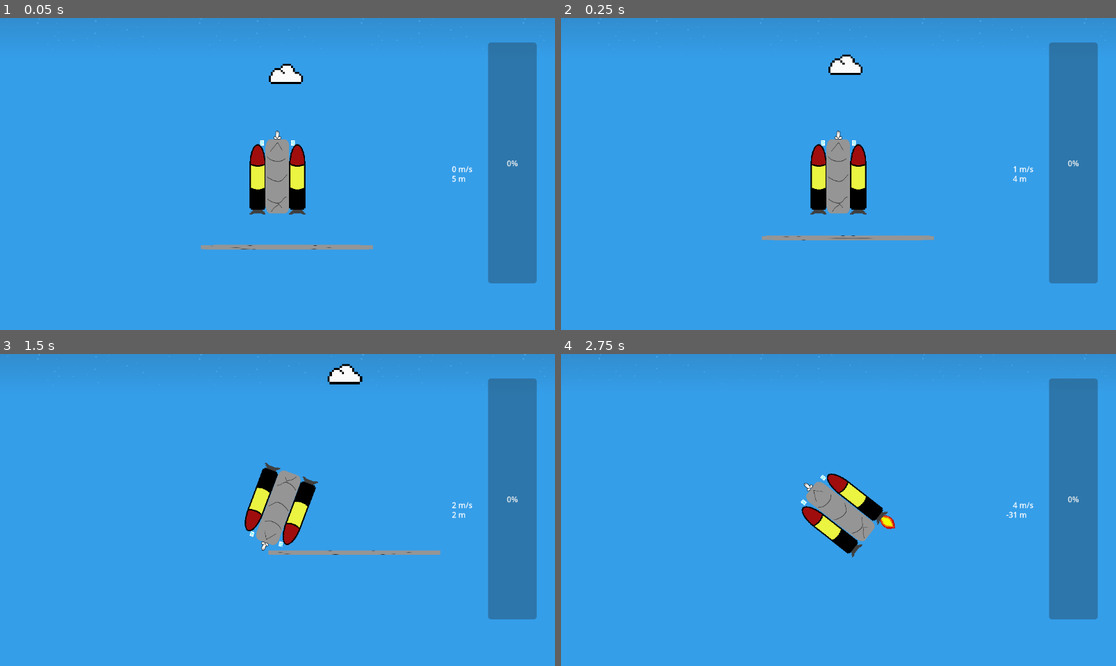
Above: before the commit, frames 1-4 (two rows, left to right).
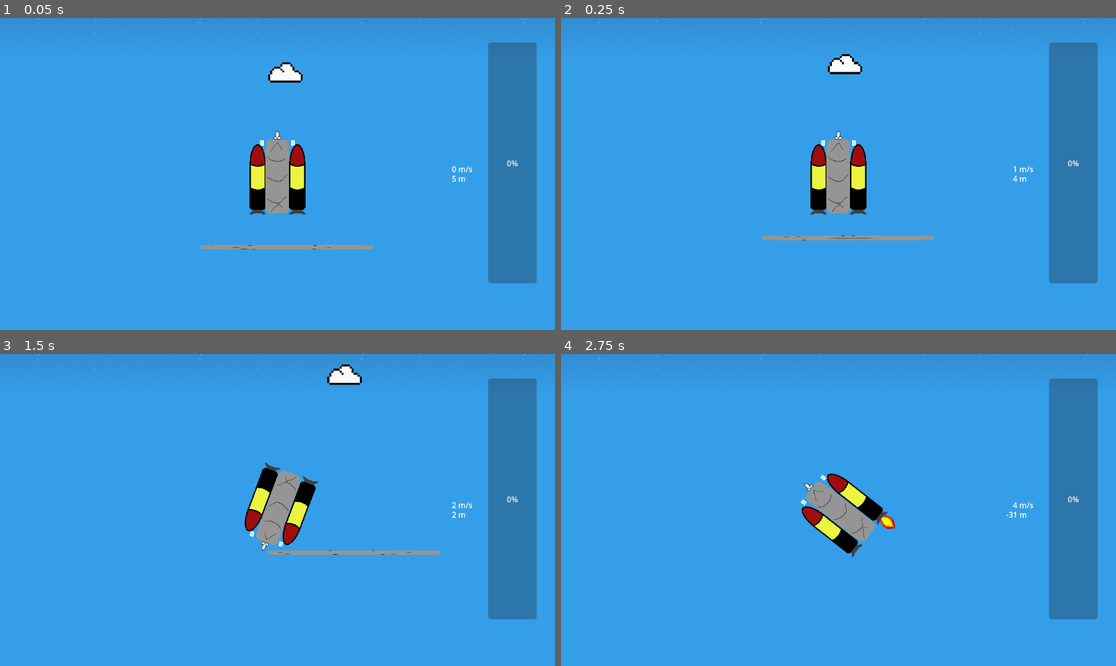
Above: after the commit, the same moments.

Repository: martin-danhier/to-the-moon
Game: Godot game, scene res://exploration.tscn
Two runs of this game, one before a commit and one after it. Both use one fixed random seed, a clock stepped at 60 frames per second and the inputs below.
Inputs:
- Up to frame 1 (0.05 s): no input
- Up to frame 2 (0.25 s): no input
- Up to frame 3 (1.5 s): hold Z (thruster_0) 0.53-1.28 s
- Up to frame 4 (2.75 s): hold Z (thruster_0) from 2.03 s (still down)

The runs differ from the first frame. In frame 1, 0.1% of the frame differs, in the area x 48-55%, y 14-22%; in frame 2, 0.1%; in frame 3, 0.1%; in frame 4, nothing differs.

Commit message:
random++

Diff:
--- a/Scripts/MovementFunction.gd
+++ b/Scripts/MovementFunction.gd
@@ -26,13 +26,15 @@
 @onready var base_value : float = get_variable()
 @onready var random_phase : float = randf_range(0.0, period)
 
-@onready var random_period_modifier : float = randf_range(0.0, period / 10.0)
-@onready var random_amplitude_modifier : float = randf_range(0.0, amplitude / 10.0)
-
 
 func _ready() -> void:
+	var random_period_modifier : float = randf_range(0.0, period / 10.0)
+	var random_amplitude_modifier : float = randf_range(0.0, amplitude / 10.0)
+	var random_velocity_modifier: float = randf_range(0.0, velocity / 10.0)
+
 	amplitude += random_amplitude_modifier
 	period += random_period_modifier
+	velocity += random_velocity_modifier
 
 func get_variable() -> float:
 	match variable:
